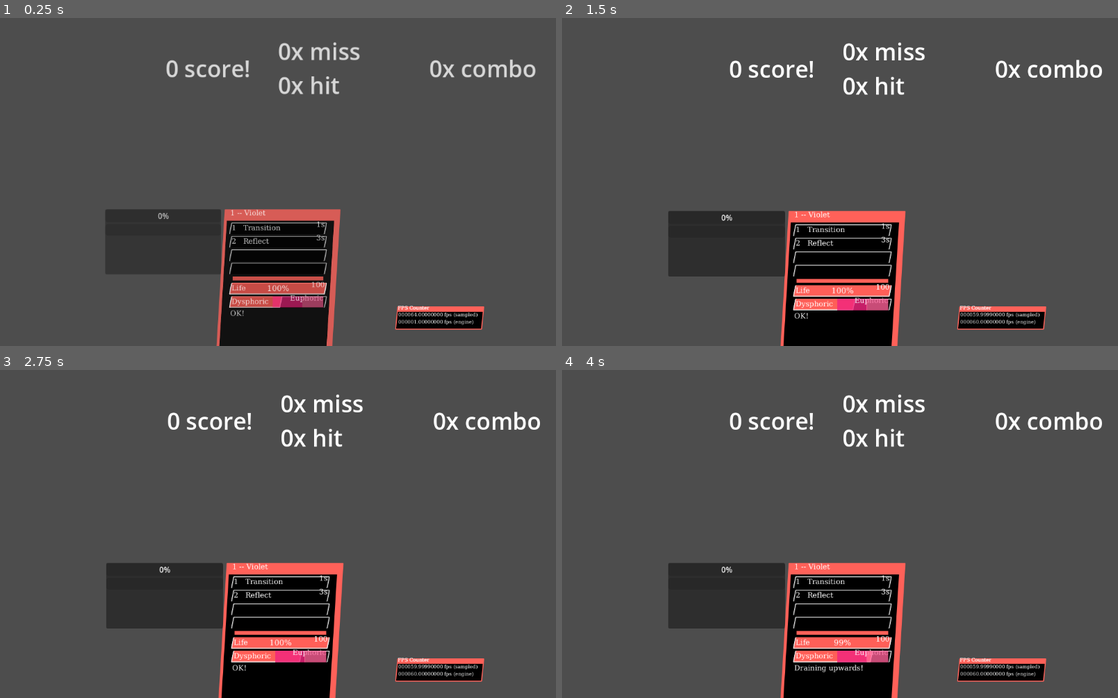
Above: before the commit, frames 1-4 (two rows, left to right).
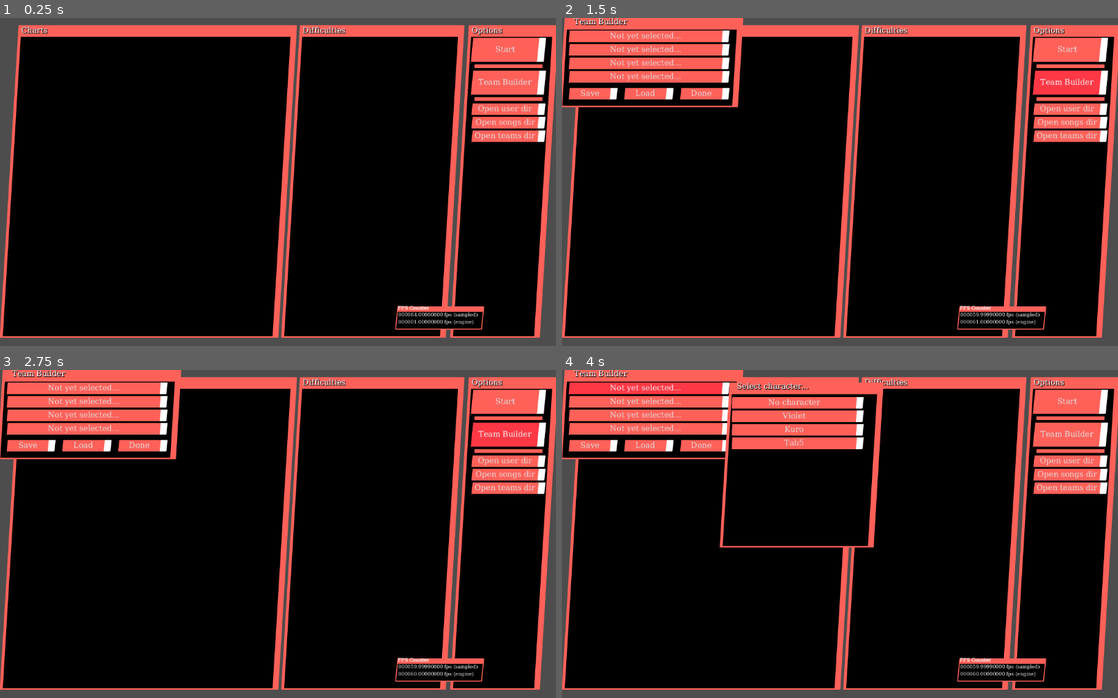
Above: after the commit, the same moments.

Repository: coltonisgod234/Project-KURO-Client
Game: Godot game, scene res://menu/ui.tscn
The game is run twice, just before and just after one commit, with the same random seed, the same clock (stepped at 60 frames per second) and the same inputs.
Inputs (mouse positions are in pixels of both pictures, inside the frame that each line leads up to):
- Up to frame 1 (0.25 s): no input
- Up to frame 2 (1.5 s): click (1067, 83) at 0.5 s, where only the run after the commit has a clickable "Team Builder"; click (1067, 109) at 1.25 s, where only the run after the commit has a clickable "Open user dir"
- Up to frame 3 (2.75 s): click (505, 474) at 2 s, where only the run after the commit has a clickable "Open songs dir"
- Up to frame 4 (4 s): click (1067, 488) at 2.75 s, where only the run after the commit has a clickable "Open teams dir"; click (650, 389) at 3.5 s, where only the run after the commit has a clickable "Not yet selected..."

The runs differ from the first frame. In frame 1, 87% of the frame differs, in the area x 0-100%, y 2-100%; in frame 2, 88%; in frame 3, 88%; in frame 4, 89%, in the area x 0-100%, y 0-100%.
Error before the commit: Invalid access to property or key 'data' on a base object of type 'Nil'. (res://shared/singletons/map_parser.gd:54)

Commit message:
Things... things things. Made the game actually show a (nonfunctional right now) crash screen when something breaks

Diff:
--- a/UI_stuff/attr_bar.gd
+++ b/UI_stuff/attr_bar.gd
@@ -26,4 +26,6 @@
 				return
 
 			self.value = got
+		_:
+			Globals.crash("Invalid operation mode for attr_bar")
 	#print(self.value)
--- a/UI_stuff/attr_label.gd
+++ b/UI_stuff/attr_label.gd
@@ -40,6 +40,8 @@
 			var x = Expression.new()
 			x.parse(expression, ["n"])
 			value = x.execute([got])
+		_:
+			Globals.crash("Invalid operation mode for attr_label")
 
 	if value is String:
 		if value == "":
--- a/config/configloader.gd
+++ b/config/configloader.gd
@@ -35,5 +35,5 @@
 	return ReloadConfigError.Ok
 
 func kuro_init(): #test
-	#var error = await reload_config(load_from_file("res://config.json"))
+	var error = await reload_config(load_from_file("res://config.json"))
 	return
--- a/dialouge/popup.tscn
+++ b/dialouge/popup.tscn
@@ -13,6 +13,9 @@
 metadata/_custom_type_script = "uid://ddecykgv7ciqu"
 
 [node name="CharacterDialougeBox" type="Control" node_paths=PackedStringArray("button_container")]
+top_level = true
+z_index = 999
+z_as_relative = false
 layout_mode = 3
 anchors_preset = 15
 anchor_right = 1.0
@@ -28,6 +31,8 @@
 export_mode = 1
 
 [node name="Panel" type="Panel" parent="."]
+z_index = 999
+z_as_relative = false
 layout_mode = 1
 anchors_preset = 15
 anchor_right = 1.0
@@ -39,6 +44,8 @@
 theme = ExtResource("1_w3n60")
 
 [node name="Label" type="Label" parent="Panel" node_paths=PackedStringArray("check", "sg", "export_under")]
+z_index = 999
+z_as_relative = false
 layout_mode = 2
 offset_left = 16.0
 offset_right = 496.0
@@ -56,6 +63,8 @@
 export_under = NodePath("../..")
 
 [node name="VBoxContainer" type="VBoxContainer" parent="Panel"]
+z_index = 999
+z_as_relative = false
 layout_mode = 0
 offset_left = 17.0
 offset_top = 27.0
@@ -63,10 +72,14 @@
 offset_bottom = 255.0
 
 [node name="Info" type="HBoxContainer" parent="Panel/VBoxContainer"]
+z_index = 999
+z_as_relative = false
 custom_minimum_size = Vector2(0, 250)
 layout_mode = 2
 
 [node name="TextureRect" type="TextureRect" parent="Panel/VBoxContainer/Info"]
+z_index = 999
+z_as_relative = false
 custom_minimum_size = Vector2(128, 128)
 layout_mode = 2
 texture = ExtResource("6_bp37c")
@@ -74,6 +87,8 @@
 stretch_mode = 6
 
 [node name="RichTextLabel" type="RichTextLabel" parent="Panel/VBoxContainer/Info" node_paths=PackedStringArray("check", "sg", "export_under")]
+z_index = 999
+z_as_relative = false
 custom_minimum_size = Vector2(0, 200)
 layout_mode = 2
 size_flags_horizontal = 3
@@ -92,6 +107,10 @@
 export_under = NodePath("../../../..")
 
 [node name="LeftThingy" type="VBoxContainer" parent="Panel/VBoxContainer/Info"]
+z_index = 999
+z_as_relative = false
 layout_mode = 2
 size_flags_horizontal = 8
+mouse_filter = 0
+mouse_force_pass_scroll_events = false
 theme = ExtResource("1_w3n60")
--- a/gameplay/mod_HUD/hud_glue.gd
+++ b/gameplay/mod_HUD/hud_glue.gd
@@ -28,6 +28,7 @@
 	match judge:
 		Globals.JUDGE_MISS:
 			_on_miss(lane, note)
-
 		Globals.JUDGE_HIT:
 			_on_hit(lane, note)
+		_:
+			Globals.crash("HUD: unknown judgement")
--- a/gameplay/mod_characters/Tab5/HexEditor/HexEditor.tscn
+++ b/gameplay/mod_characters/Tab5/HexEditor/HexEditor.tscn
@@ -1,22 +1,63 @@
-[gd_scene load_steps=3 format=3 uid="uid://c157rgaj0j83v"]
+[gd_scene load_steps=5 format=3 uid="uid://c157rgaj0j83v"]
 
 [ext_resource type="Script" uid="uid://d3sw2d1e6bhnl" path="res://gameplay/mod_characters/Tab5/HexEditor/hexeditor.gd" id="1_8qjbq"]
 [ext_resource type="Script" uid="uid://c7ygmfeyw5rco" path="res://gameplay/mod_characters/Tab5/HexEditor/v_box_container.gd" id="2_vg7a0"]
+[ext_resource type="Theme" uid="uid://c3jcrlkt7sab1" path="res://shared/blackness_GUI.tres" id="3_0xafl"]
+[ext_resource type="Script" uid="uid://bxshnlfug7ihq" path="res://UI_stuff/attr_bar.gd" id="4_0xafl"]
 
 [node name="HexEditor" type="Node2D" node_paths=PackedStringArray("vboxcontainer")]
 script = ExtResource("1_8qjbq")
 vboxcontainer = NodePath("Panel/VBoxContainer")
 
 [node name="Panel" type="Panel" parent="."]
-custom_minimum_size = Vector2(252, 128)
+custom_minimum_size = Vector2(252, 136)
 offset_right = 252.0
-offset_bottom = 128.0
+offset_bottom = 168.0
+theme = ExtResource("3_0xafl")
+
+[node name="Label" type="Label" parent="Panel"]
+layout_mode = 0
+offset_left = 10.0
+offset_right = 74.0
+offset_bottom = 22.0
+text = "HexEdit"
+
+[node name="TimeLeft" type="ProgressBar" parent="Panel" node_paths=PackedStringArray("check")]
+layout_mode = 2
+offset_left = 10.0
+offset_top = 25.0
+offset_right = 235.0
+offset_bottom = 49.0
+max_value = 10.0
+script = ExtResource("4_0xafl")
+property_name = "time_left"
+check = NodePath("../../StopTimer")
+
+[node name="Label" type="Label" parent="Panel/TimeLeft"]
+layout_mode = 0
+offset_left = 1.0
+offset_top = 6.0
+offset_right = 83.0
+offset_bottom = 28.0
+text = "time_left"
+
+[node name="Max" type="Label" parent="Panel/TimeLeft"]
+layout_mode = 0
+offset_left = 196.0
+offset_top = -3.0
+offset_right = 224.0
+offset_bottom = 19.0
+theme = ExtResource("3_0xafl")
+text = "10s"
 
 [node name="VBoxContainer" type="VBoxContainer" parent="Panel" node_paths=PackedStringArray("sg", "export_under")]
-custom_minimum_size = Vector2(252, 128)
+custom_minimum_size = Vector2(225, 0)
 layout_mode = 0
-offset_right = 252.0
-offset_bottom = 128.0
+offset_left = 10.0
+offset_top = 51.0
+offset_right = 235.0
+offset_bottom = 161.0
+theme = ExtResource("3_0xafl")
 script = ExtResource("2_vg7a0")
 key0_corruption = 5.0
 key1_corruption = 5.0
@@ -28,6 +69,6 @@
 export_under = NodePath("../..")
 
 [node name="StopTimer" type="Timer" parent="."]
-wait_time = 1.23189e+11
+wait_time = 10.0
 one_shot = true
 ignore_time_scale = true
--- a/gameplay/mod_characters/Tab5/HexEditor/hexeditor.gd
+++ b/gameplay/mod_characters/Tab5/HexEditor/hexeditor.gd
@@ -13,10 +13,13 @@
 	var cholder = cmgr.s_wait_for_component("CharacterHolder")
 	var character = 0
 	match int(sg.export_name):
-		0:
+		0, 2:
 			character = int(sg.export_name) + 1
+		1, 3:
+			character = int(sg.export_name) - 1
 		_:
-			character = int(sg.export_name) - 1
+			print("tab5 error, no character")
+			Globals.crash("Tab5: unregognized character slot")
 
 	var char_obj = cholder.s_wait_for_component("%s" % character)
 	vboxcontainer.node = char_obj
--- a/gameplay/mod_characters/Tab5/autohotkey/AutoHotKey.tscn
+++ b/gameplay/mod_characters/Tab5/autohotkey/AutoHotKey.tscn
@@ -1,9 +1,10 @@
-[gd_scene load_steps=6 format=3 uid="uid://dt4ggy47qpa6v"]
+[gd_scene load_steps=7 format=3 uid="uid://dt4ggy47qpa6v"]
 
 [ext_resource type="Script" uid="uid://b15quj2jkvmd" path="res://gameplay/mod_characters/Tab5/autohotkey/program.gd" id="1_jjihp"]
 [ext_resource type="Script" uid="uid://bg1d1fp0qp3hk" path="res://shared/effect_executor.gd" id="1_mxvht"]
 [ext_resource type="Script" uid="uid://bvomr8fnr6agf" path="res://gameplay/mod_effect/gamestate/missable.gd" id="2_jjihp"]
 [ext_resource type="Script" uid="uid://br6dgp2vin25w" path="res://gameplay/mod_characters/cooldown.gd" id="4_wxwbi"]
+[ext_resource type="Theme" uid="uid://c3jcrlkt7sab1" path="res://shared/blackness_GUI.tres" id="5_f78uv"]
 [ext_resource type="Script" uid="uid://bxshnlfug7ihq" path="res://UI_stuff/attr_bar.gd" id="5_y8c6r"]
 
 [node name="AutoHotKey" type="Node2D" node_paths=PackedStringArray("StopTimer", "Executor")]
@@ -38,15 +39,29 @@
 
 [node name="Panel" type="Panel" parent="."]
 offset_right = 292.0
-offset_bottom = 179.0
+offset_bottom = 58.0
+theme = ExtResource("5_f78uv")
+
+[node name="Label" type="Label" parent="Panel"]
+layout_mode = 0
+offset_left = 9.0
+offset_top = 1.0
+offset_right = 100.0
+offset_bottom = 23.0
+theme = ExtResource("5_f78uv")
+text = "AutoHotKey"
 
 [node name="VBoxContainer" type="VBoxContainer" parent="Panel"]
 layout_mode = 0
-offset_right = 291.0
-offset_bottom = 203.0
+offset_left = 9.0
+offset_top = 24.0
+offset_right = 277.0
+offset_bottom = 48.0
+theme = ExtResource("5_f78uv")
 
 [node name="ProgressBar" type="ProgressBar" parent="Panel/VBoxContainer" node_paths=PackedStringArray("check")]
 layout_mode = 2
+theme = ExtResource("5_f78uv")
 max_value = 10.0
 allow_greater = true
 allow_lesser = true
@@ -54,3 +69,12 @@
 property_name = "time_left"
 check = NodePath("../../../StopTimer")
 export_mode = 3
+
+[node name="Label" type="Label" parent="Panel/VBoxContainer/ProgressBar"]
+layout_mode = 0
+offset_left = 1.0
+offset_top = 5.0
+offset_right = 74.0
+offset_bottom = 27.0
+theme = ExtResource("5_f78uv")
+text = "Progress"
--- a/gameplay/mod_characters/Tab5/autohotkey/program.gd
+++ b/gameplay/mod_characters/Tab5/autohotkey/program.gd
@@ -22,5 +22,5 @@
 func _on_note_judged(lane: Node2D, note: Node2D, real_judge, nonfabricated_judge):
 	print("note judged yay")
 	if nonfabricated_judge == Globals.JUDGE_MISS and real_judge == Globals.JUDGE_HIT:
-		if (sg.corruption + corruption_increase) <= sg.max_corruption:
+		if (sg.corruption) <= sg.max_corruption:
 			sg.corruption += corruption_increase
--- a/gameplay/mod_characters/Tab5/tab5.tscn
+++ b/gameplay/mod_characters/Tab5/tab5.tscn
@@ -1,11 +1,13 @@
-[gd_scene load_steps=7 format=3 uid="uid://d13mtyk7g6rdi"]
+[gd_scene load_steps=9 format=3 uid="uid://d13mtyk7g6rdi"]
 
 [ext_resource type="Script" uid="uid://bq81uhbjbo38h" path="res://gameplay/mod_characters/Tab5/tab_5.gd" id="1_u3kyl"]
 [ext_resource type="Script" uid="uid://br6dgp2vin25w" path="res://gameplay/mod_characters/cooldown.gd" id="2_tf1xw"]
 [ext_resource type="PackedScene" uid="uid://dt4ggy47qpa6v" path="res://gameplay/mod_characters/Tab5/autohotkey/AutoHotKey.tscn" id="3_2rrlx"]
 [ext_resource type="Script" uid="uid://cs8dwmqmvxlr5" path="res://gameplay/mod_characters/Tab5/note_recover.gd" id="5_jp6qn"]
 [ext_resource type="PackedScene" uid="uid://c157rgaj0j83v" path="res://gameplay/mod_characters/Tab5/HexEditor/HexEditor.tscn" id="5_qgenx"]
+[ext_resource type="Theme" uid="uid://c3jcrlkt7sab1" path="res://shared/blackness_GUI.tres" id="6_eo868"]
 [ext_resource type="Script" uid="uid://bxshnlfug7ihq" path="res://UI_stuff/attr_bar.gd" id="7_u34pu"]
+[ext_resource type="Script" uid="uid://b5412jqplg8og" path="res://UI_stuff/attr_label.gd" id="8_qgenx"]
 
 [node name="Tab5" type="Node2D" node_paths=PackedStringArray("AbilityStun", "sg")]
 script = ExtResource("1_u3kyl")
@@ -36,13 +38,73 @@
 
 [node name="HUD" type="Panel" parent="."]
 offset_right = 242.0
-offset_bottom = 136.0
+offset_bottom = 184.0
+theme = ExtResource("6_eo868")
+
+[node name="Label" type="Label" parent="HUD" node_paths=PackedStringArray("check")]
+layout_mode = 0
+offset_left = 8.0
+offset_right = 233.0
+offset_bottom = 22.0
+text = "0 -- Tab5"
+script = ExtResource("8_qgenx")
+property_name = "export_name"
+check = NodePath("../..")
+constantly_check = false
+fstring = "%s -- Tab5"
 
 [node name="VBoxContainer" type="VBoxContainer" parent="HUD"]
-custom_minimum_size = Vector2(242, 0)
+custom_minimum_size = Vector2(200, 0)
 layout_mode = 0
-offset_right = 242.0
-offset_bottom = 136.0
+offset_left = 11.0
+offset_top = 25.0
+offset_right = 227.0
+offset_bottom = 180.0
+
+[node name="Execute" type="ProgressBar" parent="HUD/VBoxContainer"]
+custom_minimum_size = Vector2(0, 24)
+layout_mode = 2
+allow_greater = true
+show_percentage = false
+
+[node name="Label" type="Label" parent="HUD/VBoxContainer/Execute"]
+layout_mode = 0
+offset_left = 2.0
+offset_top = 8.0
+offset_right = 93.0
+offset_bottom = 30.0
+text = "Execute"
+
+[node name="AHK" type="ProgressBar" parent="HUD/VBoxContainer"]
+custom_minimum_size = Vector2(0, 24)
+layout_mode = 2
+allow_greater = true
+show_percentage = false
+
+[node name="Label" type="Label" parent="HUD/VBoxContainer/AHK"]
+layout_mode = 0
+offset_left = 2.0
+offset_top = 8.0
+offset_right = 93.0
+offset_bottom = 30.0
+text = "AutoHotKey"
+
+[node name="HXD" type="ProgressBar" parent="HUD/VBoxContainer"]
+custom_minimum_size = Vector2(0, 24)
+layout_mode = 2
+allow_greater = true
+show_percentage = false
+
+[node name="Label" type="Label" parent="HUD/VBoxContainer/HXD"]
+layout_mode = 0
+offset_left = 2.0
+offset_top = 8.0
+offset_right = 93.0
+offset_bottom = 30.0
+text = "HexEditor"
+
+[node name="HSeparator" type="HSeparator" parent="HUD/VBoxContainer"]
+layout_mode = 2
 
 [node name="ProgressBar" type="ProgressBar" parent="HUD/VBoxContainer" node_paths=PackedStringArray("check")]
 layout_mode = 2
@@ -51,6 +113,22 @@
 property_name = "corruption"
 check = NodePath("../../..")
 export_mode = 3
+
+[node name="Max" type="Label" parent="HUD/VBoxContainer/ProgressBar"]
+layout_mode = 0
+offset_left = 178.0
+offset_top = -3.0
+offset_right = 215.0
+offset_bottom = 19.0
+text = "FULL"
+
+[node name="Label" type="Label" parent="HUD/VBoxContainer/ProgressBar"]
+layout_mode = 0
+offset_left = 2.0
+offset_top = 8.0
+offset_right = 93.0
+offset_bottom = 30.0
+text = "Corruption"
 
 [node name="ProgressBar2" type="ProgressBar" parent="HUD/VBoxContainer" node_paths=PackedStringArray("check")]
 custom_minimum_size = Vector2(0, 24)
@@ -62,3 +140,19 @@
 property_name = "time_left"
 check = NodePath("../../../AbilityStun")
 export_mode = 3
+
+[node name="Max" type="Label" parent="HUD/VBoxContainer/ProgressBar2"]
+layout_mode = 0
+offset_left = 196.0
+offset_top = -3.0
+offset_right = 215.0
+offset_bottom = 19.0
+text = "5s"
+
+[node name="Label" type="Label" parent="HUD/VBoxContainer/ProgressBar2"]
+layout_mode = 0
+offset_left = 2.0
+offset_top = 8.0
+offset_right = 93.0
+offset_bottom = 30.0
+text = "Ability Stun"
--- a/gameplay/mod_characters/Tab5/tab_5.gd
+++ b/gameplay/mod_characters/Tab5/tab_5.gd
@@ -70,3 +70,5 @@
 		if AbilityStun.is_stunned(): return
 		print("%s at full corruption" % self)
 		AbilityStun.stun_for(fully_corrupt_stun_time)
+		clear_program()
+		corruption = 0.0
--- a/gameplay/mod_characters/character_manager.tscn
+++ b/gameplay/mod_characters/character_manager.tscn
@@ -4,7 +4,7 @@
 [ext_resource type="Script" uid="uid://bgmwggnpcg5r" path="res://shared/kuro_component.gd" id="2_sm2qb"]
 
 [node name="CharacterManager" type="Node2D" node_paths=PackedStringArray("sg")]
-position = Vector2(0, 400)
+position = Vector2(0, 370)
 script = ExtResource("1_kvcu0")
 PixelsPerCharacter = 240.0
 sg = NodePath(".")
--- a/gameplay/mod_characters/kuro/primary.gd
+++ b/gameplay/mod_characters/kuro/primary.gd
@@ -7,3 +7,5 @@
 			sg.secondaryA(true, true)
 		1:
 			sg.secondaryB(true, true)
+		_:  # PREVENT a crash!
+			print("Not an ability!")
--- a/gameplay/mod_characters/kuro/secondary.gd
+++ b/gameplay/mod_characters/kuro/secondary.gd
@@ -18,6 +18,8 @@
 			sg.life -= LifeLostPerBadEffect
 		MultiplexedGoodChildName:
 			sg.life += LifeGainedPerGoodEffect
+		_:
+			Globals.crash("kuro: child name is not valid")
 
 	sg.LastEffectMultiplexed = child
 	sg.LastEffectApplied = effect_applied
--- a/gameplay/mod_effect/character/ModifyCharacterAttribute.gd
+++ b/gameplay/mod_effect/character/ModifyCharacterAttribute.gd
@@ -31,3 +31,5 @@
 			character.set(attribute, data * a)
 		Operations.DIVIDE:
 			character.set(attribute, data / a)
+		_:
+			Globals.crash("ModifyCharacterAttribute: unknown operation")
--- a/gameplay/mod_effect/files/directory_exist.gd
+++ b/gameplay/mod_effect/files/directory_exist.gd
@@ -25,3 +25,5 @@
 			create(path)
 		Operations.DELETE:
 			delete(path)
+		_:
+			Globals.crash("dir_exist: Unknown directory operation")
--- a/gameplay/mod_effect/files/open_directory.gd
+++ b/gameplay/mod_effect/files/open_directory.gd
@@ -22,5 +22,6 @@
 	match mode:
 		Mode.STRING: value = apply_string()
 		Mode.EXPRESSION: value = apply_expression()
+		_: Globals.crash("open_dir: unknown path mode")
 
 	OS.shell_open(value)
--- a/gameplay/mod_effect/gamestate/get_fps.gd
+++ b/gameplay/mod_effect/gamestate/get_fps.gd
@@ -32,3 +32,5 @@
 			return apply_engine()
 		Method.SAMPLES:
 			return apply_samples(get_process_delta_time())
+		_:
+			Globals.crash("get_fps: Unknown FPS get method")
--- a/gameplay/mod_effect/generic/GetGoodAttributes.gd
+++ b/gameplay/mod_effect/generic/GetGoodAttributes.gd
@@ -51,5 +51,4 @@
 		Modes.SCRIPT_EXPORTED_ONLY:
 			return get_good_props_script_exported_only(obj)
 		_:
-			print("what the fuc")
 			return []
--- a/gameplay/mod_effect/generic/attributemodify.gd
+++ b/gameplay/mod_effect/generic/attributemodify.gd
@@ -36,6 +36,8 @@
 			result = randi_range(float(a), float(b))
 		Ops.RANDOMIZE_FLOAT:
 			result = randf_range(float(a), float(b))
+		_:
+			Globals.crash("attributemodify: unknown operation")
 
 	return result
 
--- a/gameplay/mod_effect/generic/log.gd
+++ b/gameplay/mod_effect/generic/log.gd
@@ -1,7 +1,7 @@
 extends KURO_Effect
 class_name EffectLog
 
-@export var text: String
+@export_multiline var text: String
 enum LogTypes {
 	CONSOLE,
 	WARNING,
@@ -22,6 +22,8 @@
 		LogTypes.ERROR:
 			push_error(text)
 		LogTypes.CRASH:
-			OS.crash(text)
+			Globals.crash(text)
 		LogTypes.QUIT:
 			get_tree().quit(return_code)
+		_:
+			Globals.crash("log: unknown destination, attempted message: %s" % text)
--- a/gameplay/mod_effect/popup/SummonDialouge.gd
+++ b/gameplay/mod_effect/popup/SummonDialouge.gd
@@ -37,6 +37,7 @@
 
 @export var position_preset: PositionMode = PositionMode.EXPLICIT
 @export var position: Vector2i
+@export var node_parent: Node = self
 
 func apply():
 	var dialouge = Scenes.CharacterDialougeBox.instantiate()
@@ -44,7 +45,11 @@
 	dialouge.texture = character_texture
 	dialouge.title = character_name
 	dialouge.position = resolve_position_mode(position_preset, position)
-	self.add_child(dialouge)
+
+	if self.node_parent == null:
+		self.add_child(dialouge)
+	else:
+		node_parent.add_child(dialouge)
 	await apply_in_succession(dialouge)
 	dialouge.queue_free()
 	return
--- a/gameplay/mod_note/lane.gd
+++ b/gameplay/mod_note/lane.gd
@@ -26,6 +26,8 @@
 			$Key.hit(note, lane_num)
 		Globals.JUDGE_MISS:
 			$Key.miss(note, lane_num)
+		_:
+			Globals.crash("lane: unknown judgement type (can't figure out which one to emit)")
 
 func _ready():
 	print("[Lane%d] ready!" % lane_num)
--- a/gameplay/mod_note/note.gd
+++ b/gameplay/mod_note/note.gd
@@ -8,6 +8,8 @@
 	match go_up:
 		true:
 			position.y -= speed * _delta
-		false:
+		false, null:
 			position.y += speed * _delta
+		_:
+			Globals.crash("note: `go_up` was not set to a boolean value")
 	#print("NOTE PROCESSING AND MOVING Y TO %s" % position.y)
--- a/menu/teambuild/char/selector/selector.tscn
+++ b/menu/teambuild/char/selector/selector.tscn
@@ -177,6 +177,16 @@
 sg = NodePath("../../../..")
 export_under = NodePath("../../../..")
 
+[node name="Nobody" type="Button" parent="Panel/WindowContent/ScrollContainer/Buttons" node_paths=PackedStringArray("sg", "export_under")]
+custom_minimum_size = Vector2(272, 24)
+layout_mode = 2
+mouse_force_pass_scroll_events = false
+mouse_default_cursor_shape = 3
+text = "No character"
+script = ExtResource("4_y1wg1")
+sg = NodePath("..")
+export_under = NodePath("..")
+
 [node name="Button" type="Button" parent="Panel/WindowContent/ScrollContainer/Buttons" node_paths=PackedStringArray("sg", "export_under")]
 custom_minimum_size = Vector2(272, 24)
 layout_mode = 2
@@ -202,6 +212,7 @@
 export_under = NodePath("..")
 
 [node name="Button4" type="Button" parent="Panel/WindowContent/ScrollContainer/Buttons" node_paths=PackedStringArray("sg", "export_under")]
+visible = false
 custom_minimum_size = Vector2(272, 24)
 layout_mode = 2
 mouse_force_pass_scroll_events = false
@@ -214,7 +225,6 @@
 export_under = NodePath("..")
 
 [node name="Button3" type="Button" parent="Panel/WindowContent/ScrollContainer/Buttons" node_paths=PackedStringArray("sg", "export_under")]
-visible = false
 custom_minimum_size = Vector2(272, 24)
 layout_mode = 2
 mouse_force_pass_scroll_events = false
--- a/menu/ui.gd
+++ b/menu/ui.gd
@@ -4,7 +4,8 @@
 @export var not_ui_names: Array[String]
 
 func kuro_init():
-	start("user://songs/fuck2/0.json", "user://songs/fuck2", [Scenes.CharacterTab5, Scenes.CharacterViolet])
+	#start("user://songs/fuck2/0.json", "user://songs/fuck2", [Scenes.CharacterTab5, Scenes.CharacterViolet])
+	return
 
 func hide_all_ui():
 	for child in self.get_children():
--- a/shared/effect_executor.gd
+++ b/shared/effect_executor.gd
@@ -2,7 +2,7 @@
 class_name KURO_EffectExecutor
 
 func apply_argument(effect_name: String, propname: String, value):
-	print("Applying arg... %s, %s = %s" % [effect_name, propname, value])
+	#print("Applying arg... %s, %s = %s" % [effect_name, propname, value])
 	var effect_object = self.get_node(effect_name)
 	if effect_object == null:
 		print("Wtf its null")
@@ -13,7 +13,7 @@
 func apply(name: String):
 	var node = self.get_node(name)
 	if node.has_method("apply"):
-		return node.apply()
+		return await node.apply()
 	else: return "wtf no apply method"
 
 func apply_random_effect_bagged_random(last_effect_applied):
@@ -44,7 +44,7 @@
 
 func apply_argument_to_all(propname: String, value):
 	for child in self.get_children():
-		print("[effect_executor.gd] applying argument %s = %s on %s..." % [propname, value, child])
+		#print("[effect_executor.gd] applying argument %s = %s on %s..." % [propname, value, child])
 		child.set(propname, value)
 
 func apply_arguments_from_dictionary(d:Dictionary):
--- a/shared/kuro_component.gd
+++ b/shared/kuro_component.gd
@@ -20,12 +20,12 @@
 		name = me_myself_and_i.name
 
 	if me_myself_and_i == null or parent == null:
-		print("STUPID FUCKING BUG!!! %s" % self)
+		print("Possibly silly bug %s" % self)
 		return
 
 	print("[%s] (BASE) Exporting... %s UNDER %s AS %s" % [self.name, me_myself_and_i.name, parent.name, name])
 	if not "exports" in parent:
-		print("[%s] (BASE) You did a stupid Colton" % [self.name])
+		Globals.crash("kuro_component: parent has no `exports` dictionary")
 		return
 	parent.exports.set(name, me_myself_and_i)
 	#print("Done")
--- a/shared/singletons/Globals.gd
+++ b/shared/singletons/Globals.gd
@@ -58,3 +58,14 @@
 	if not _started:
 		return 0
 	return Time.get_ticks_usec() - _offset
+
+func crash(msg: String):
+	## Crashes the game
+	##
+	## @experemental CURRENTLY DOESN'T WORK!
+	var text = $CrashDialouge/msg.get("rich_text")
+	text = text.replace("{CrashMessageGoesHere}", msg)
+	$CrashDialouge/msg.set("rich_text", text)
+	$CrashDialouge/msg.set("node_parent", get_tree().root)
+	await $CrashDialouge/msg.apply()
+	get_tree().quit()
--- a/shared/singletons/Globals.tscn
+++ b/shared/singletons/Globals.tscn
@@ -1,7 +1,41 @@
-[gd_scene load_steps=2 format=3 uid="uid://cbsls5vdssjtp"]
+[gd_scene load_steps=5 format=3 uid="uid://cbsls5vdssjtp"]
 
 [ext_resource type="Script" uid="uid://0odhi6046nqm" path="res://shared/singletons/Globals.gd" id="1_o8xd4"]
+[ext_resource type="Script" uid="uid://bg1d1fp0qp3hk" path="res://shared/effect_executor.gd" id="2_yx27f"]
+[ext_resource type="Script" uid="uid://dtkvtfngw82l5" path="res://gameplay/mod_effect/popup/SummonDialouge.gd" id="3_8jcww"]
+[ext_resource type="Script" uid="uid://bc5bg0qssn6dc" path="res://gameplay/mod_effect/popup/DialougeButton.gd" id="4_j7rm2"]
 
 [node name="Globals" type="Node"]
 script = ExtResource("1_o8xd4")
 export_mode = 3
+
+[node name="CrashDialouge" type="Node" parent="."]
+script = ExtResource("2_yx27f")
+metadata/_custom_type_script = "uid://bg1d1fp0qp3hk"
+
+[node name="msg" type="Node" parent="CrashDialouge" node_paths=PackedStringArray("node_parent")]
+script = ExtResource("3_8jcww")
+rich_text = "ちくしょう!!!
+The game crashed, fuck damn it!
+
+message: {CrashMessageGoesHere}
+
+Please [as][url=https://github.com/coltonisgod234/Project-KURO-Client/issues/new]file an issue here[/url][/as]!
+
+Please only file new issues if:
+- You have verified nobody else has encountered your problem (if someone has, upvote their issue!)
+- You believe your problem is serious enough to actually impede gameplay (if you're seeing this message, it PROBABLY IS)
+
+Remember:
+- [url=https://dontasktoask.com/]Don't ask to ask![/url]
+- [url=https://nohello.net/]No \"hello\"[/url]
+- No \"me too.\" just upvote"
+character_name = "Project KURO crashed!"
+default_button_allowed = false
+node_parent = NodePath("")
+metadata/_custom_type_script = "uid://dtkvtfngw82l5"
+
+[node name="ok" type="Node" parent="CrashDialouge/msg"]
+script = ExtResource("4_j7rm2")
+text = "Okay..."
+metadata/_custom_type_script = "uid://bc5bg0qssn6dc"
